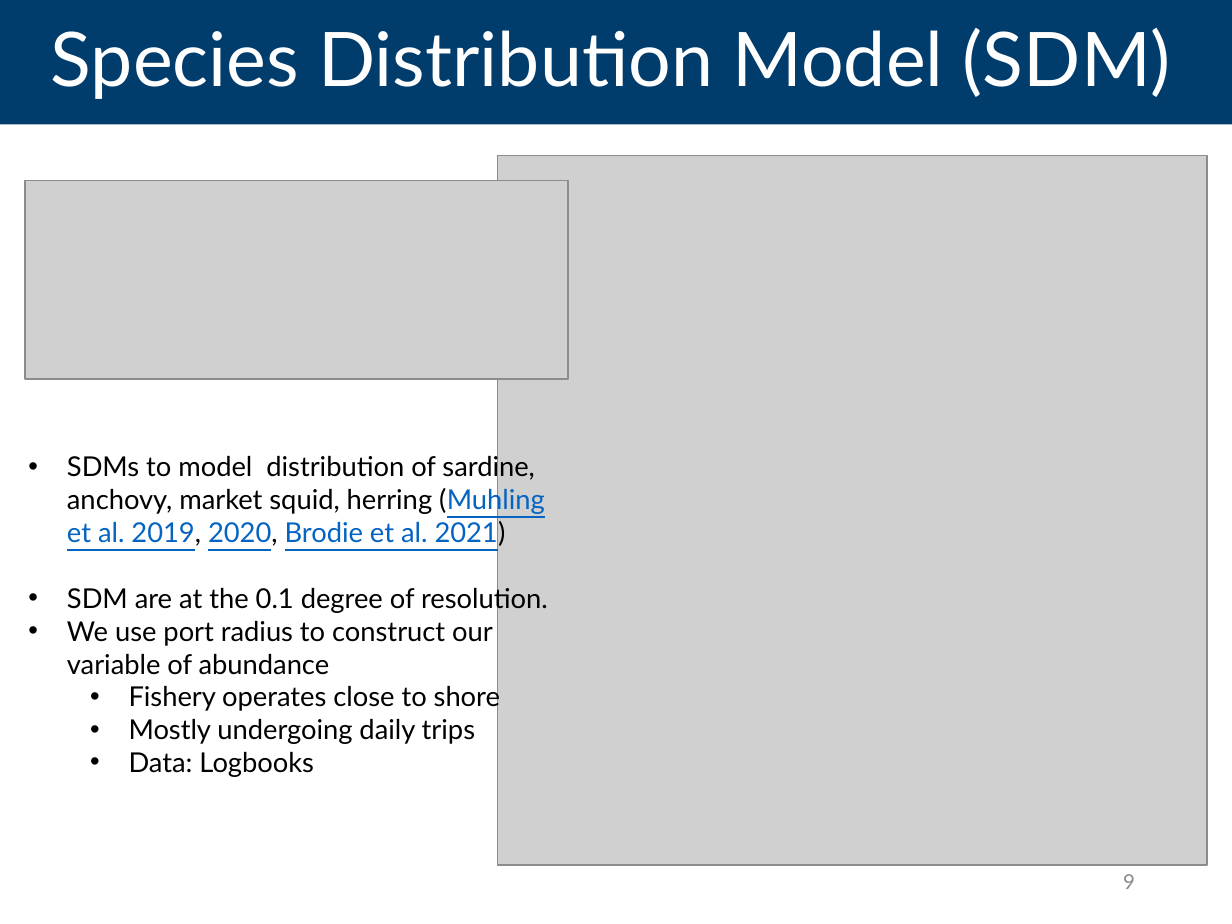
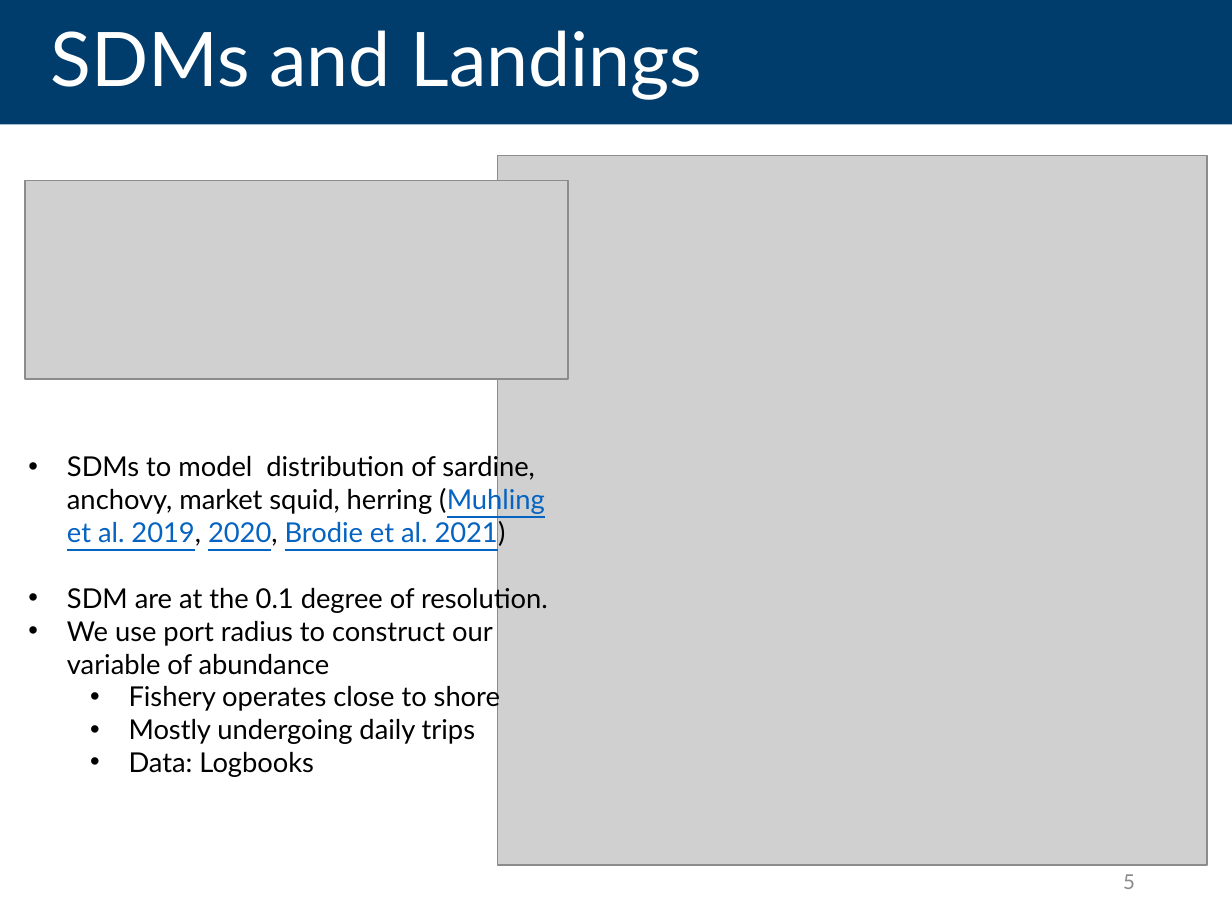
Before and after one commit to futureseas/EconAnalysis, a slide deck: slide 5 of Slides/slides_landing_FQE.pptx (slide 9 before the commit). Drawn at 1232x924 pixels with LibreOffice and Linux fonts; fonts in the diff are those of the drawing; grey boxes stand for pictures. Boxes give left, top, right and bottom in pixels: in the first picture for what was removed or moved away, otherwise in the second. Text is boxed around its words. In the diff, an @@ line names an element or a change of style, - is before the commit and + after.

```diff
--- a/Slides/slides_landing_FQE.pptx
+++ b/Slides/slides_landing_FQE.pptx
@@ text in rectangle at bbox=[51, 30, 702, 99]: text changed @@
-Species Distribution Model (SDM)
+SDMs and Landings
@@ page number at bbox=[1123, 874, 1135, 889]: text changed @@
-9
+5
```
Also in this commit, not shown: 6 other slides changed, 2 slides added, 3 slides removed, 5 other files.
